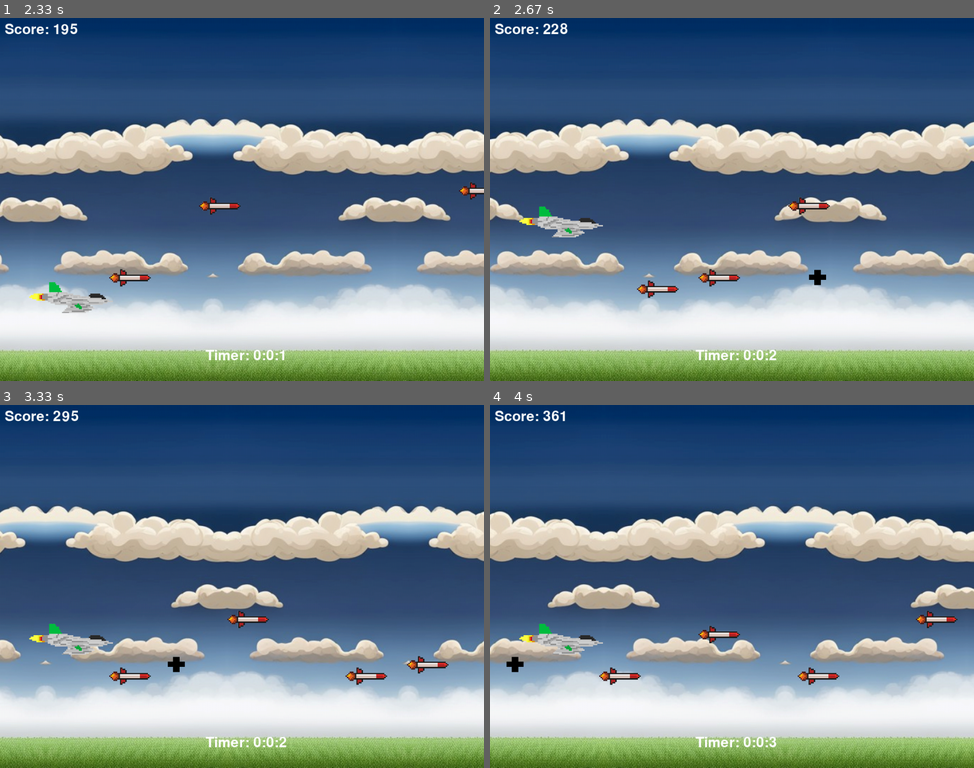
Above: before the commit, frames 1-4 (two rows, left to right).
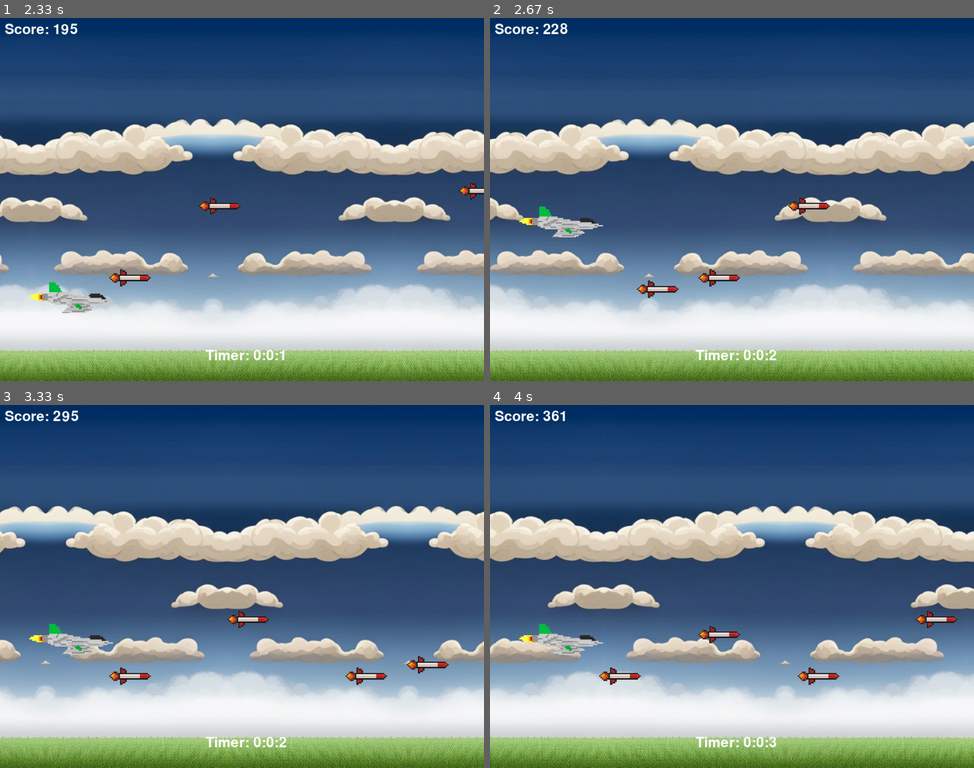
Above: after the commit, the same moments.

Repository: NezirNezirevic1054620/pygame_app
Game: pygame game, started from game.py
Same seed, same stepped clock (60 frames per second), same inputs: the game is played once before the commit and once after it.
Inputs:
- Up to frame 1 (2.33 s): tap P at 0.33 s; tap Space at 0.67, 1, 1.9, 2.2 s; hold Down 1.83-2.3 s
- Up to frame 2 (2.67 s): hold Up from 2.33 s (still down); tap Space at 2.4 s
- Up to frame 3 (3.33 s): release Up at 2.7 s; hold Down 2.73-3.1 s; tap Space at 2.8, 3.2 s; hold Up from 3.13 s (still down)
- Up to frame 4 (4 s): release Up at 3.43 s; hold Down 3.47-3.77 s; tap Space at 3.53, 3.87 s; hold Up from 3.8 s (still down)

Frame 1 is identical in both runs. In frame 2, less than 0.1% of the frame differs, in the area x 65-70%, y 69-74%; in frame 3, less than 0.1%; in frame 4, less than 0.1%, in the area x 3-7%, y 69-74%.

Commit message:
endgame power-up function added

Diff:
--- a/data/score.json
+++ b/data/score.json
@@ -1 +1 @@
-663
+1166
--- a/screens/start_game_screen.py
+++ b/screens/start_game_screen.py
@@ -18,6 +18,7 @@
 endgame = pygame.image.load("images/power-up-end.png")
 ENEMY_WIDTH, ENEMY_HEIGHT = 150, 80
 POWERUP_WIDHT, POWERUP_HEIGHT = 40, 40
+ENDGAME_WIDHT, ENDGAME_HEIGHT = 40,40
 meteoriet = pygame.image.load('images/meteoriet.png')
 score_json = "data/score.json"
 
@@ -50,6 +51,14 @@
     powerup_y = random.randint(0, SCREEN_HEIGHT - POWERUP_HEIGHT)
 
     return powerup_x, powerup_y
+
+#endgame drawen
+def draw_endgame(canvas, endgame_x, endgame_y):
+    canvas.blit(endgame, (endgame_x, endgame_y))
+# end game spawnen
+def generate_endgame_position(SCREEN_WIDHT, SCREEN_HEIGHT):
+    endgame_x = SCREEN_WIDHT
+    endgame_y = random.randomint(0, SCREEN_HEIGHT - ENDGAME_HEIGHT)
 
 # start game scherm
 def start_game_screen(canvas, font, SCREEN_WIDTH, GAME_SPEED, SCREEN_HEIGHT, text_color):
@@ -112,7 +121,7 @@
 
         updated_enemies = []
         updated_powerups = []
-        if powerup_spawn_timer >= 2 * GAME_SPEED:
+        if powerup_spawn_timer >= 10 * GAME_SPEED:
             powerup_spawn_timer = 0
             powerup_x, powerup_y = generate_powerup_position(
                 SCREEN_WIDTH, SCREEN_HEIGHT)
